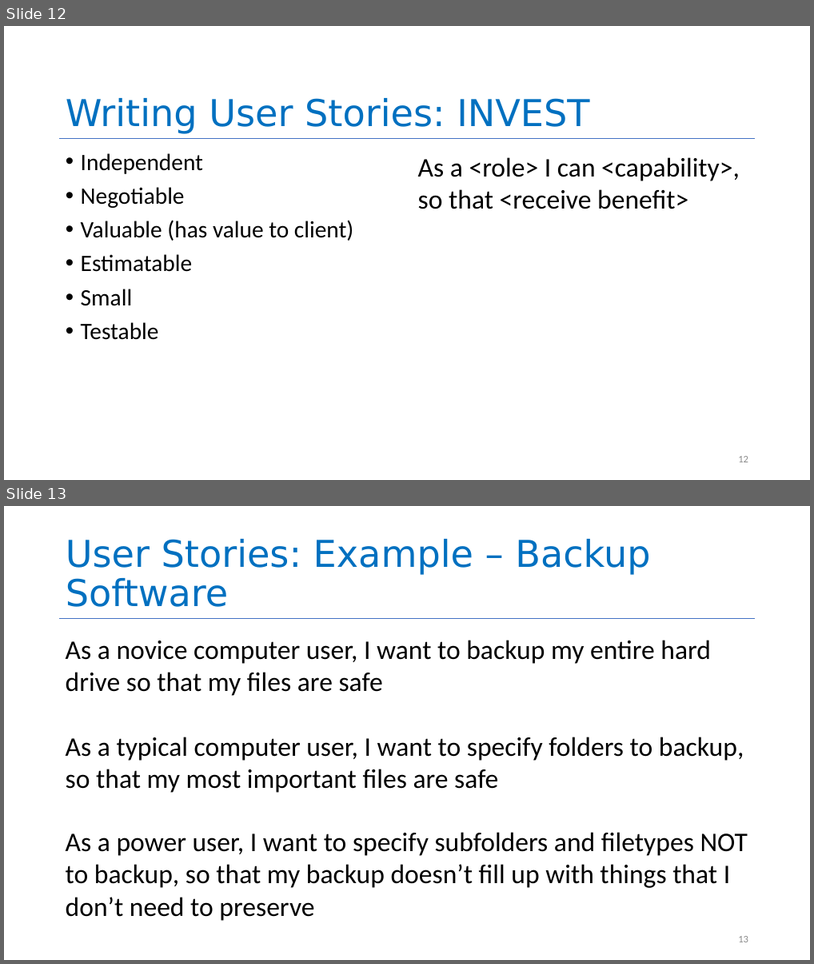
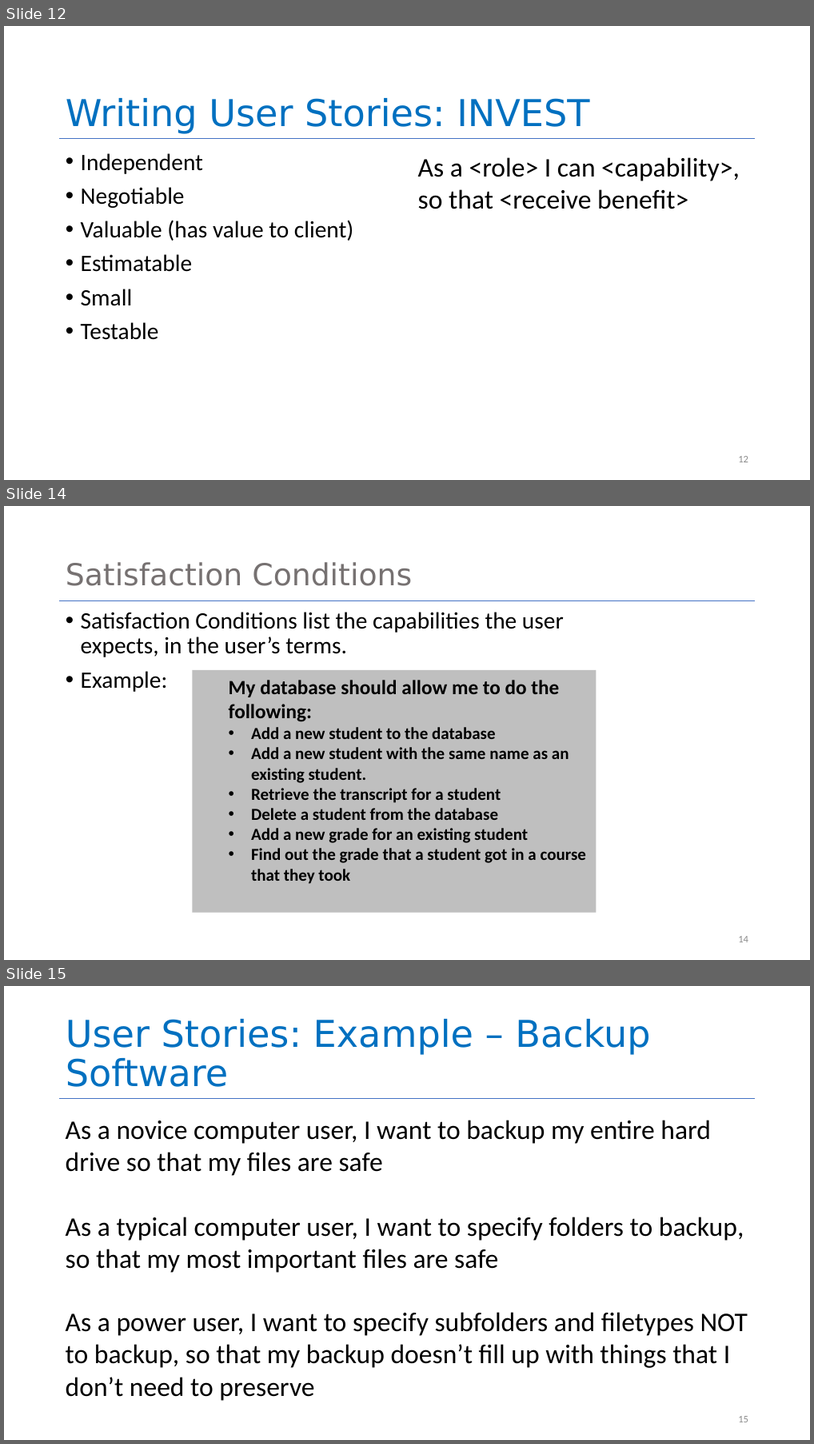
Before and after one commit to neu-se/CS4530-Fall-2022, a slide deck: Slides/Lesson 1.2 Requirements Gathering - Mitch edit.pptx. Shown one above the other, each under a label of ours: slides 12 and 13 before the commit, slides 12, 14 and 15 after it; the slides between them are not shown. The pictures are 814x964 and 814x1444 pixels, drawn with LibreOffice and Linux fonts; fonts in the diff are those of the drawing. Boxes give left, top, right and bottom in pixels: in the first picture for what was removed or moved away, otherwise in the second. Text is boxed around its words. In the diff, an @@ line names an element or a change of style, - is before the commit and + after.

```diff
--- a/Slides/Lesson 1.2 Requirements Gathering - Mitch edit.pptx
+++ b/Slides/Lesson 1.2 Requirements Gathering - Mitch edit.pptx
@@ slide 14 added at (4,506,810,960), background #FFFFFF @@
@@ title added at (66,562,412,586), 36 pt, text #767171 @@
+Satisfaction Conditions
@@ line added from (60, 600) to (755, 600), #4472C4 0.5 pt @@
@@ text added at (81,612,564,692), 28 pt, text #000000 @@
+• Satisfaction Conditions list the capabilities the user expects, in the user’s terms.
+• Example:
@@ rectangle added at (192,670,596,912), fill #BFBFBF, 20 pt, text #000000, bold @@
+  My database should allow me to do the following:
+  • Add a new student to the database
+  • Add a new student with the same name as an existing student.
+  • Retrieve the transcript for a student
+  • Delete a student from the database
+  • Add a new grade for an existing student
+  • Find out the grade that a student got in a course that they took
@@ page number added at (738,936,749,942), 12 pt, text #8C8C8C @@
+14
@@ what was slide 13 is now slide 15 @@
```
Also in this commit, not shown: 1 other slide added.
